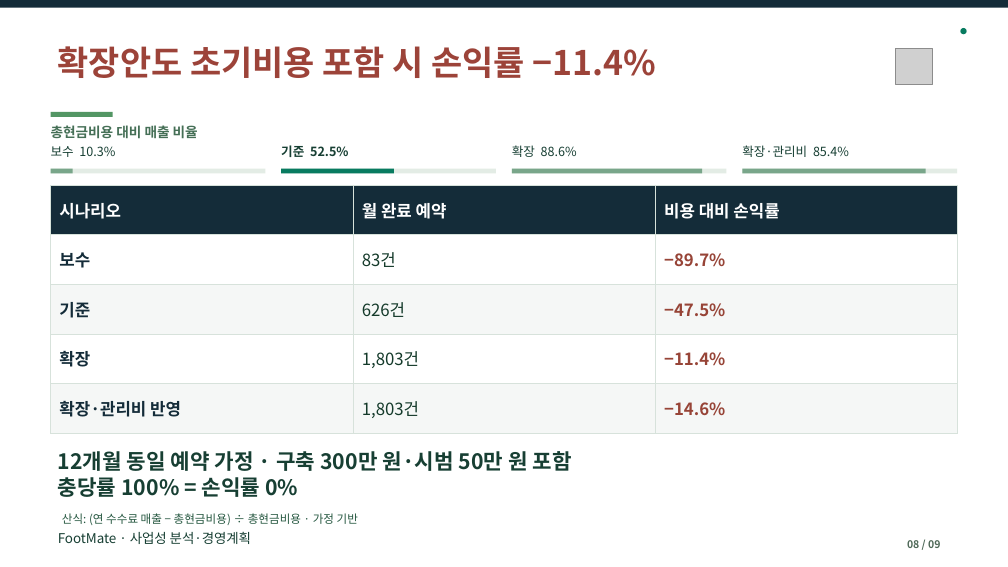
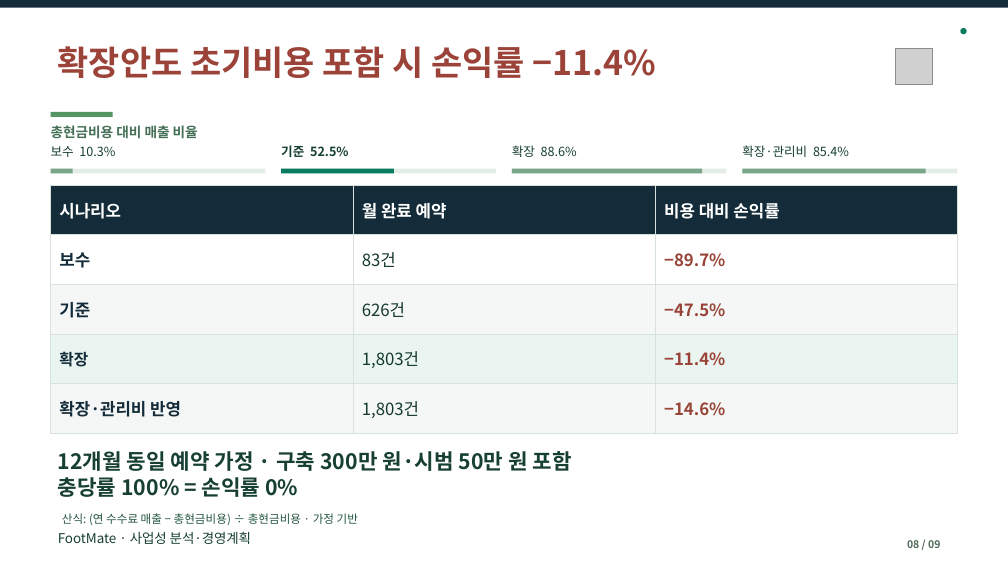
Before and after one commit to dohyunkimmm/footmate-case-study, a slide deck: slide 8 of src/case-study/downloads/footmate_report.pptx. Drawn at 1008x567 pixels with LibreOffice and Linux fonts; fonts in the diff are those of the drawing; grey boxes stand for pictures. Boxes give left, top, right and bottom in pixels: in the first picture for what was removed or moved away, otherwise in the second. Text is boxed around its words. In the diff, an @@ line names an element or a change of style, - is before the commit and + after.

```diff
--- a/src/case-study/downloads/footmate_report.pptx
+++ b/src/case-study/downloads/footmate_report.pptx
@@ table at <box>51,185,958,433</box> @@
@@ fill #FFFFFF to #EAF5F1 in row 4 @@
@@ size 16 to 15 pt in "확장" @@
@@ text colour #974437 to #9C4339 in "−11.4%" @@
```
Also in this commit, not shown: 1 other slide changed, 10 other files.
